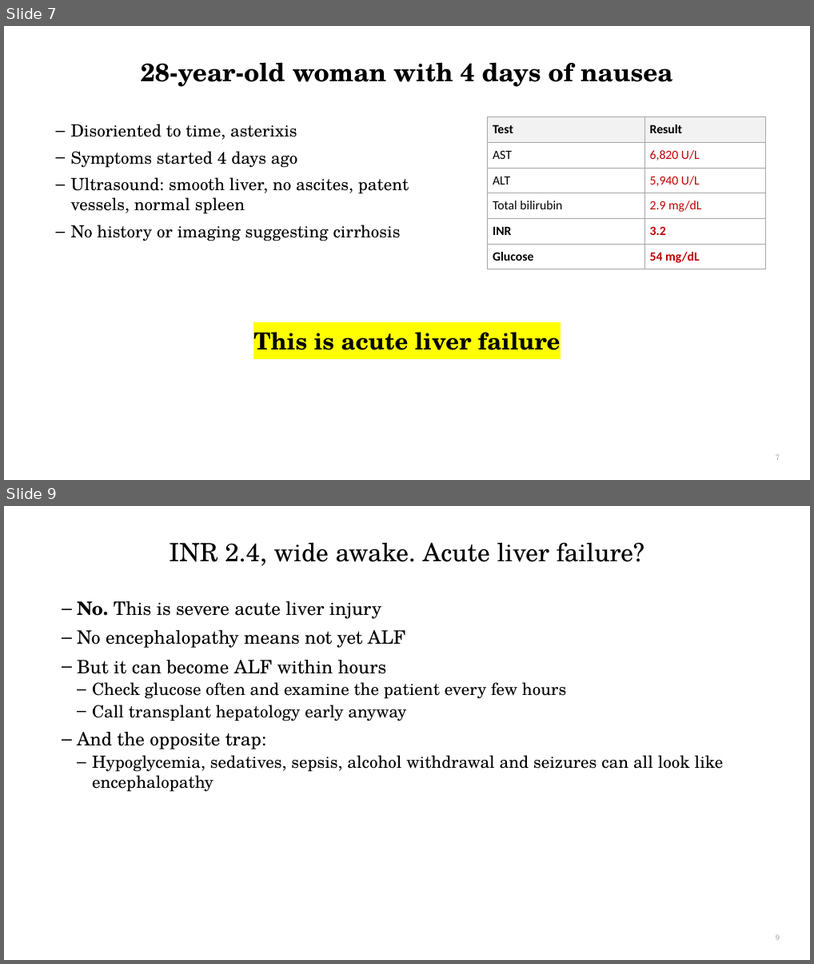
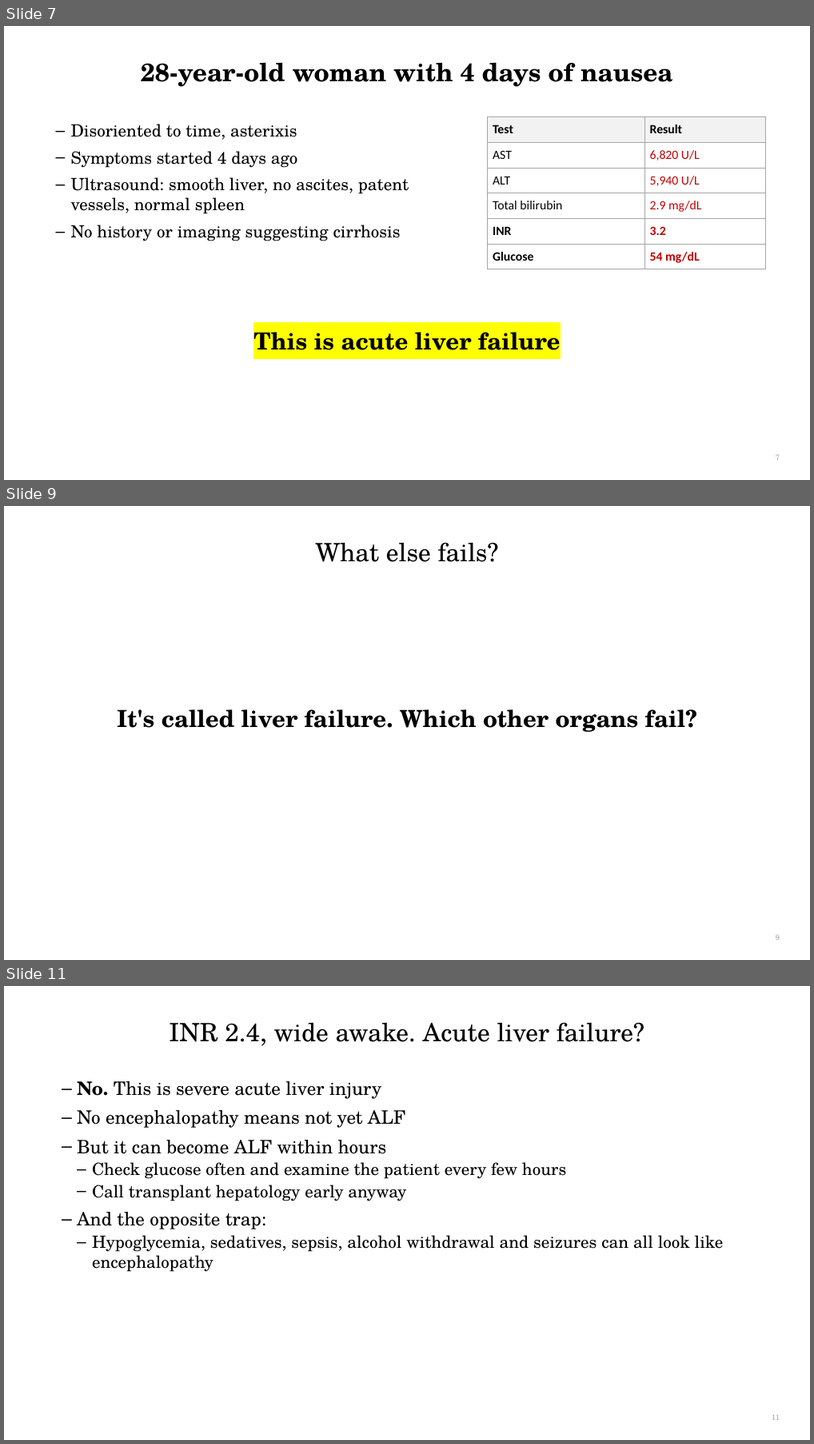
Before and after one commit to qaddodi/mohammad-almeqdadi-lectures, a slide deck: lectures/acute-liver-failure-aclf-in-icu/ALF and ACLF in the ICU.pptx. Shown one above the other, each under a label of ours: slides 7 and 9 before the commit, slides 7, 9 and 11 after it; the slides between them are not shown. The pictures are 814x964 and 814x1444 pixels, drawn with LibreOffice and Linux fonts; fonts in the diff are those of the drawing. Boxes give left, top, right and bottom in pixels: in the first picture for what was removed or moved away, otherwise in the second. Text is boxed around its words. In the diff, an @@ line names an element or a change of style, - is before the commit and + after.

```diff
--- a/lectures/acute-liver-failure-aclf-in-icu/ALF and ACLF in the ICU.pptx
+++ b/lectures/acute-liver-failure-aclf-in-icu/ALF and ACLF in the ICU.pptx
@@ slide 9 added at <box>4,506,810,960</box>, background #FFFFFF @@
@@ title added at <box>315,542,499,562</box>, 30 pt, text #000000 @@
+What else fails?
@@ text added at <box>117,709,698,732</box>, 28 pt, text #000000, bold @@
+It's called liver failure. Which other organs fail?
@@ page number added at <box>776,934,780,940</box>, 9 pt, text #A6A6A6 @@
+9
@@ what was slide 9 is now slide 11 @@
@@ page number at <box>772,1414,781,1420</box>: text changed @@
-9
+11
```
Also in this commit, not shown: 9 slides changed, 6 other slides added, 6 other files.
